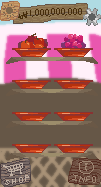
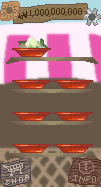
Before/after of a w=101, h=187 layered artwork. What changed in the layer stack:
hid "dish 복사" (1st of 4, in "dishgp" › "4") over [54, 48, 93, 57]
added group "spring" with 5 layers in group "fruit" over [18, 36, 48, 48]
added layer "peach" in group "spring" over [18, 36, 48, 48]
added group "summer" with 5 layers in group "fruit" over [22, 33, 90, 53]
hid "grape", moved it into group "summer" over [61, 34, 86, 53]
added group "autumn" with 5 layers in group "fruit" over [18, 33, 48, 48]
hid "apple", moved it into group "autumn" over [18, 33, 48, 48]
